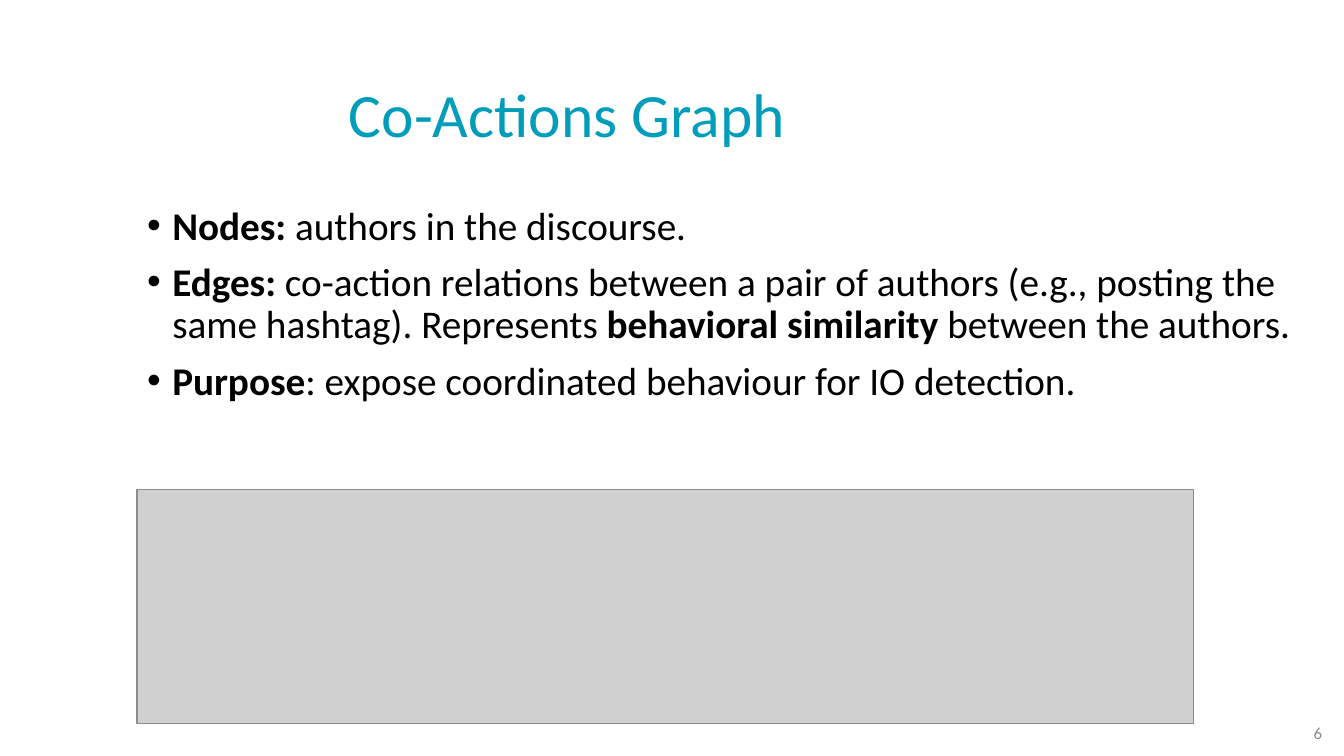
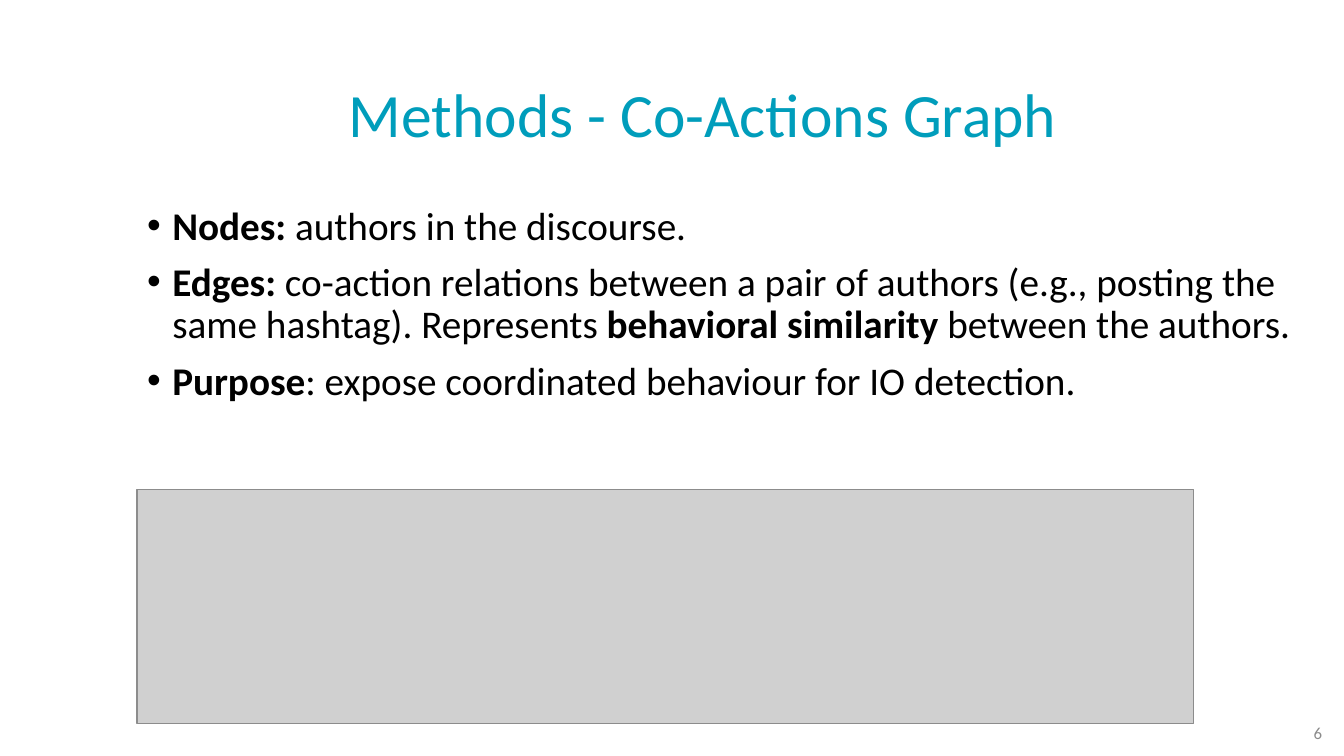
Before and after one commit to NoaTal1996/Backbone-Graph, a slide deck: slide 6 of docs/meeting/2026_07_08.pptx. Drawn at 1344x756 pixels with LibreOffice and Linux fonts; fonts in the diff are those of the drawing; grey boxes stand for pictures; background and template pictures are left out. Boxes give left, top, right and bottom in pixels: in the first picture for what was removed or moved away, otherwise in the second. Text is boxed around its words. In the diff, an @@ line names an element or a change of style, - is before the commit and + after.

```diff
--- a/docs/meeting/2026_07_08.pptx
+++ b/docs/meeting/2026_07_08.pptx
@@ title at (349, 94, 1056, 147): text changed @@
-Co-Actions Graph
+Methods - Co-Actions Graph
```
Also in this commit, not shown: 2 other slides changed, 8 slides added.
